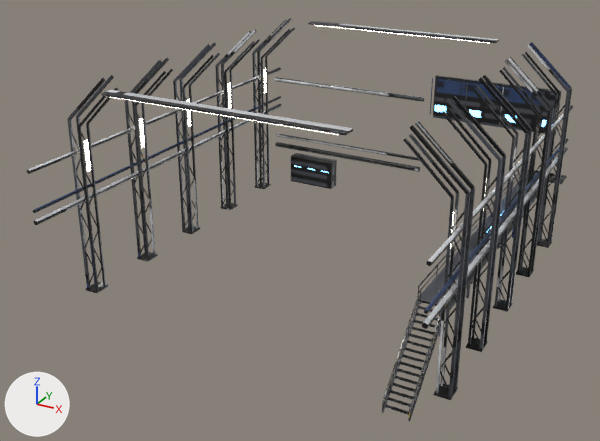
The glTF model models/機庫/整備庫_43_戰艦庫_內部.glb as it was, and as the next commit left it.
Rendered twice from a camera (50 mm lens) standing at (35.0, -61.7, 40.3) and looking at (-1.7, 4.9, 6.9). The lights are fixed; the arrows at lower left show +X, +Y and +Z. The older version comes first. Vertices at exactly the same position are counted once.

Objects in the first picture: 'Hall_fit_bay_Mesh'.
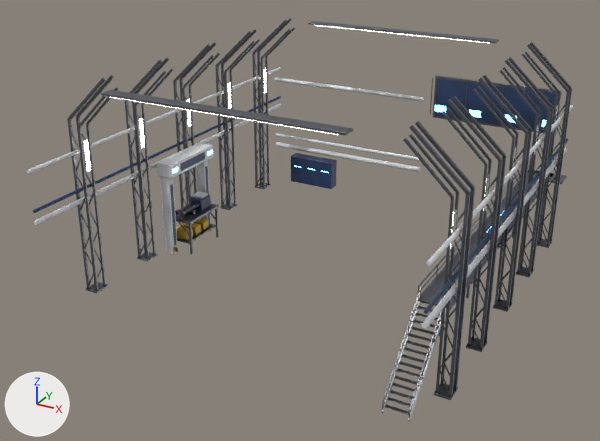
Boxes [x1, y1, x2, y2] around the edits, measured in the pictures (600 x 441 px):
part 1 of me_hall_fit_bay_mesh, added
    after: [193, 191, 208, 199]
part 2 of me_hall_fit_bay_mesh, added
    after: [215, 208, 219, 237]
part 3 of me_hall_fit_bay_mesh, added
    after: [189, 224, 193, 254]
part 4 of me_hall_fit_bay_mesh, added
    after: [177, 224, 216, 244]
part 5 of me_hall_fit_bay_mesh, added
    after: [194, 218, 209, 230]
part 6 of me_hall_fit_bay_mesh, added
    after: [182, 223, 201, 235]
part 7 of me_hall_fit_bay_mesh, added
    after: [157, 143, 219, 254]
part 8 of me_hall_fit_bay_mesh, surface changed
    both: [27, 18, 573, 421]

Diff of the bpy script that builds the scene:
```diff
--- a/models/機庫/整備庫_43_戰艦庫_內部.glb.py
+++ b/models/機庫/整備庫_43_戰艦庫_內部.glb.py
@@ me_hall_fit_bay_mesh @@
 # used by ob_hall_fit_bay_mesh; location = (0.0, 0.0, 0.0)
-me_hall_fit_bay_mesh.from_pydata(...)  # 8808 vertices, 16396 faces; spans x -19.0..19.0, y -13.6..30.0, z 0.6..22.6
+me_hall_fit_bay_mesh.from_pydata(...)  # 9504 vertices, 17684 faces; spans x -19.0..19.0, y -13.6..30.0, z 0.6..22.6
+# me_hall_fit_bay_mesh part 1: the loose piece of 24 vertices spanning x -17.9..-17.6, y 8.3..8.6, z 0.6..17.6 is copied, and the copy is scaled about its middle by (6.31, 6.31, 0.0155), then moved by (1.8, -0.6, -3.3); it spans x -16.5..-15.3, y 7.3..8.5, z 5.7..6.0
+# me_hall_fit_bay_mesh part 2: the loose piece of 24 vertices spanning x -18.9..-17.7, y 9.5..9.6, z 3.0..5.0 is copied, and the copy is turned 29 degrees about the y axis through its middle and scaled by 1.58, then moved by (3.7, -0.6, -1.6); it spans x -14.7..-14.5, y 8.9..9.1, z 0.6..4.2
+# me_hall_fit_bay_mesh part 3: the loose piece of 24 vertices spanning x -18.9..-17.7, y 1.5..1.6, z 3.0..5.0 is copied, and the copy is turned 29 degrees about the y axis through its middle and scaled by 1.58, then moved by (3.7, 2.5, -1.6); it spans x -14.7..-14.5, y 3.9..4.1, z 0.6..4.2
+# me_hall_fit_bay_mesh part 4: the loose piece of 24 vertices spanning x -19.0..-17.5, y 8.1..9.9, z 0.6..0.8 is copied, and the copy is scaled about its middle by (1.8, 3.08, 1), then moved by (2.2, -2.5, 1.2); it spans x -17.4..-14.8, y 3.9..9.1, z 1.8..2.0
+# me_hall_fit_bay_mesh part 5: the loose piece of 24 vertices spanning x -19.0..-17.5, y 8.1..9.9, z 0.6..0.8 is copied, and the copy is scaled about its middle by (1.24, 0.639, 4.75), then moved by (2.2, -1.2, 1.8); it spans x -17.0..-15.2, y 7.2..8.3, z 2.0..2.9
+# me_hall_fit_bay_mesh part 6: the loose piece of 24 vertices spanning x -19.0..-17.5, y 8.1..9.9, z 0.6..0.8 is copied, and the copy is scaled about its middle by (1.24, 0.639, 4.75), then moved by (2.2, -2.8, 1.8); it spans x -17.0..-15.2, y 5.7..6.8, z 2.0..2.9
+# me_hall_fit_bay_mesh part 7: 488 vertices added at x -17.5..-14.4, y 2.7..10.3, z 0.6..11.0
+# me_hall_fit_bay_mesh part 8: 16244 kept faces spanning x -19.0..19.0, y -13.6..30.0, z 0.6..22.6 get new texture (UV) coordinates
+# other edits to the shape of me_hall_fit_bay_mesh do not show in these pictures
 me_hall_fit_bay_mesh.materials.append(mat_m_hall_fit_bay)
```
